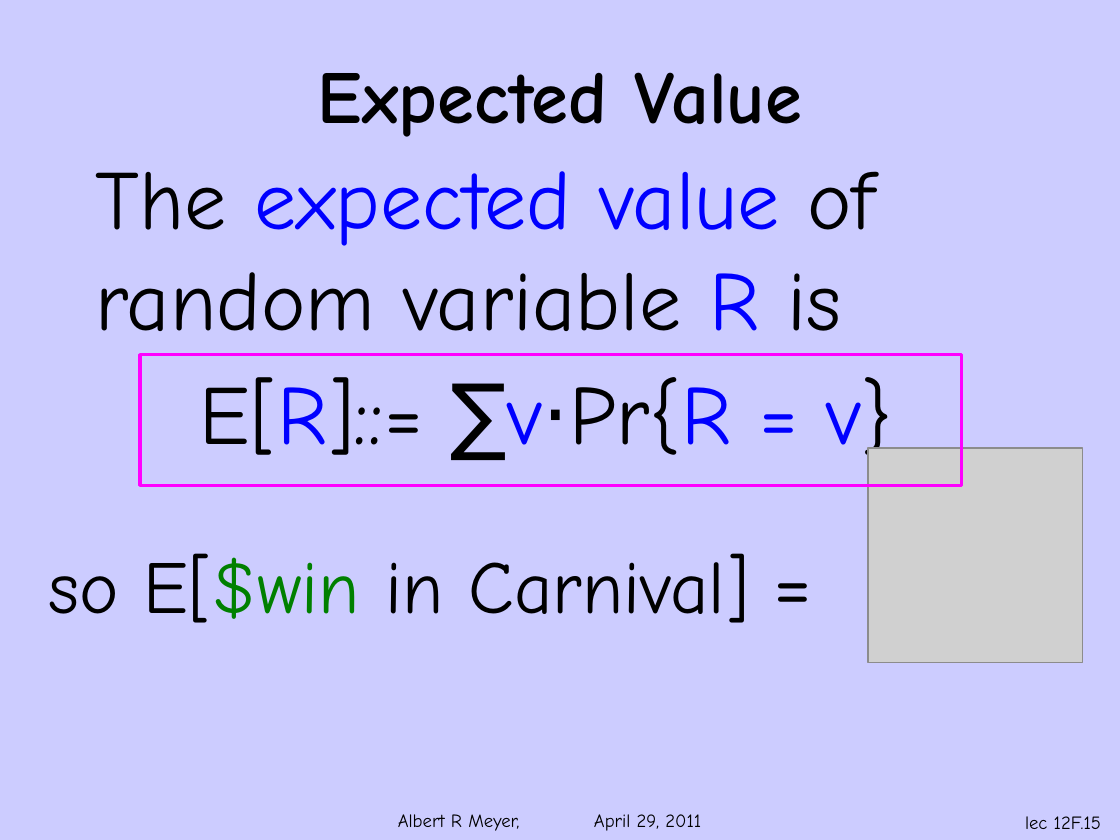
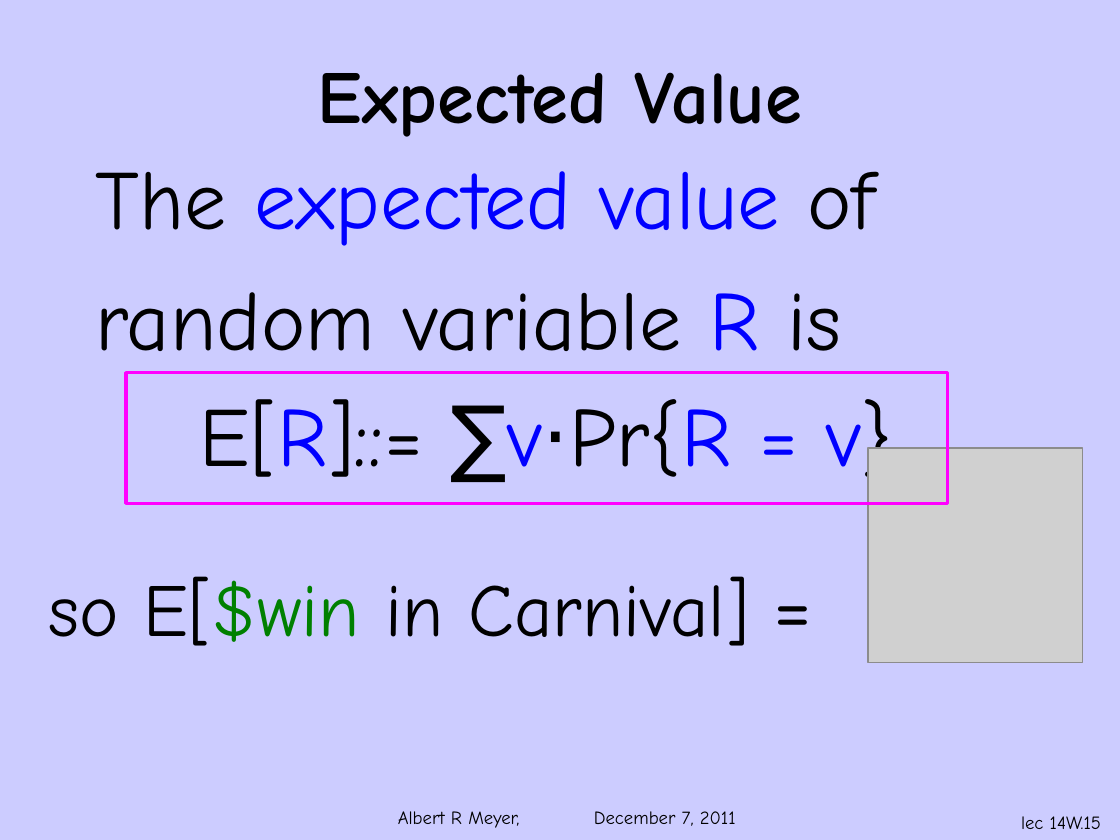
Before and after one commit to armeyer/mcs_web, a slide deck: slide 15 of fall11/slidesF11/slides14w.pptx. Drawn at 1120x840 pixels with LibreOffice and Linux fonts; fonts in the diff are those of the drawing; grey boxes stand for pictures; background and template pictures are left out. Boxes give left, top, right and bottom in pixels: in the first picture for what was removed or moved away, otherwise in the second. Text is boxed around its words. In the diff, an @@ line names an element or a change of style, - is before the commit and + after.

Commit message:
slides14m,w; typos in ruin recurrences; deviation section label

```diff
--- a/fall11/slidesF11/slides14w.pptx
+++ b/fall11/slidesF11/slides14w.pptx
@@ text at (x1=95, y1=292, x2=841, y2=377): line spacing 1 to 1.2 @@
@@ text "E[R]::= ∑v⋅Pr{R = v}" moved from (x1=48, y1=377, x2=892, y2=623) to (x1=48, y1=399, x2=892, y2=646) @@
@@ rectangle moved from (x1=140, y1=355, x2=961, y2=486) to (x1=127, y1=373, x2=948, y2=504) @@
@@ text at (x1=398, y1=811, x2=736, y2=828): text changed @@
-Albert R Meyer, April 29, 2011
+Albert R Meyer, December 7, 2011
@@ page number at (x1=1021, y1=816, x2=1101, y2=829): text changed @@
-lec 12F.15
+lec 14W.15
```
Also in this commit, not shown: 56 other slides changed, 4 other files.
